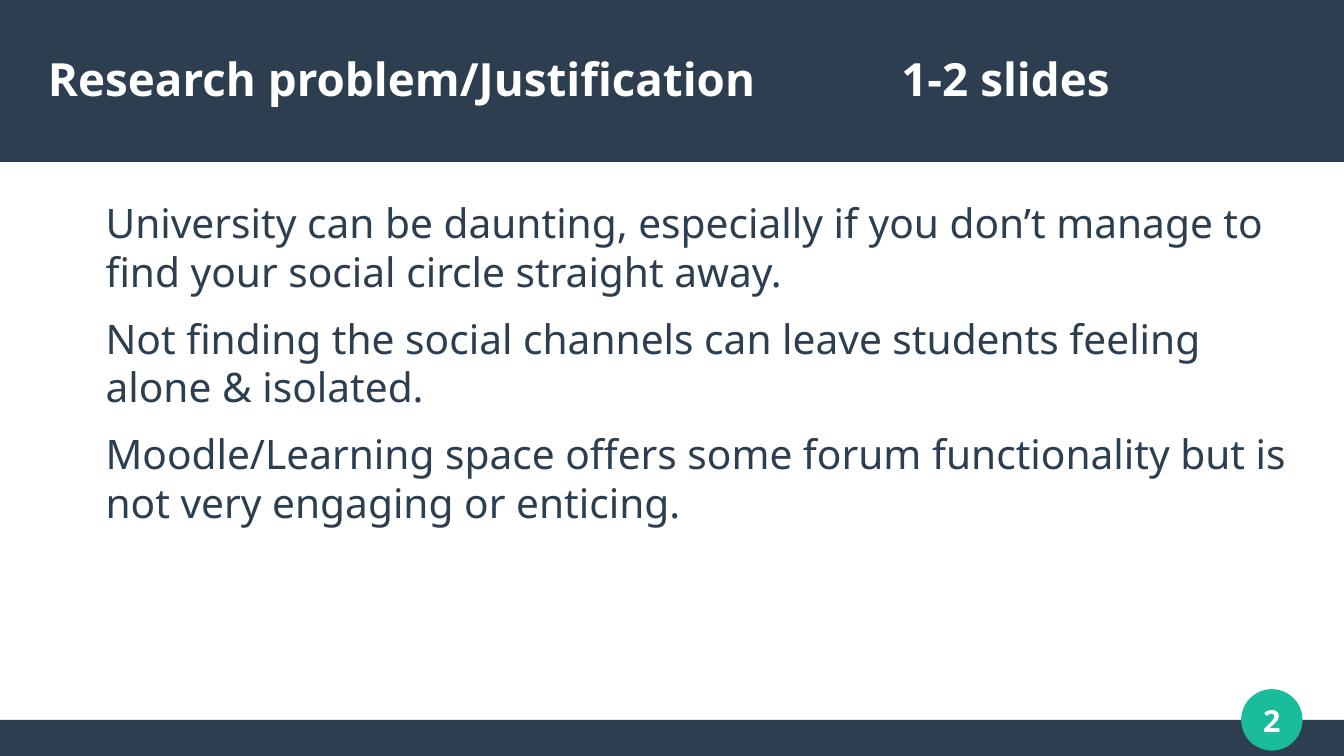
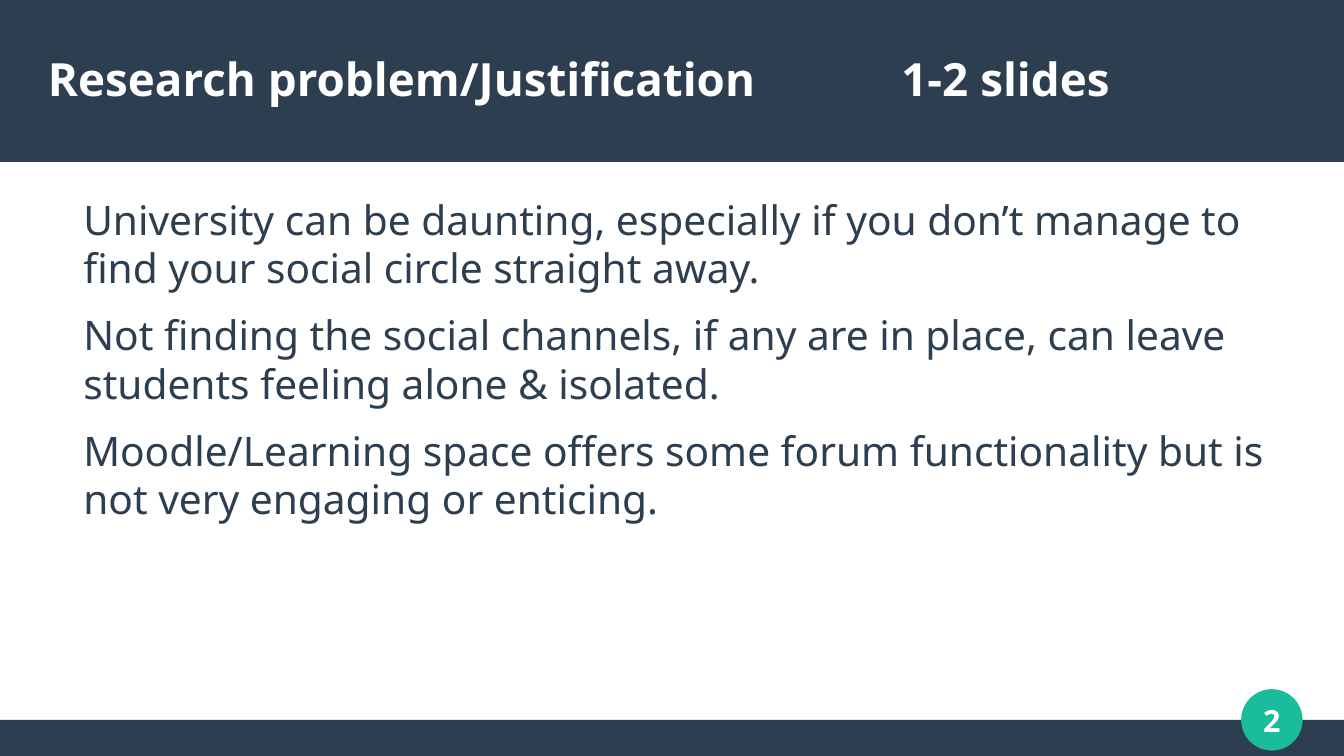
Before and after one commit to dannydaley/myUniSocial, a slide deck: slide 2 of Documentation/COMP320 PRESENTATION.odp. Drawn at 1344x756 pixels with LibreOffice and Linux fonts; fonts in the diff are those of the drawing. Boxes give left, top, right and bottom in pixels: in the first picture for what was removed or moved away, otherwise in the second. Text is boxed around its words. In the diff, an @@ line names an element or a change of style, - is before the commit and + after.

```diff
--- a/Documentation/COMP320 PRESENTATION.odp
+++ b/Documentation/COMP320 PRESENTATION.odp
@@ text "University can be daunting, especially ...": place and size @@
-text "University can be daunting, especially ..." at [106,207,1286,528]
+text "University can be daunting, especially ..." at [83,204,1263,524]
@@ text at [83,319,1226,409]: text changed @@
-Not finding the social channels can leave students feeling alone & isolated.
+Not finding the social channels, if any are in place, can leave students feeling alone & isolated.
```
Also in this commit, not shown: 8 other slides changed, 1 slide added, 1 slide removed, 1 other file.
